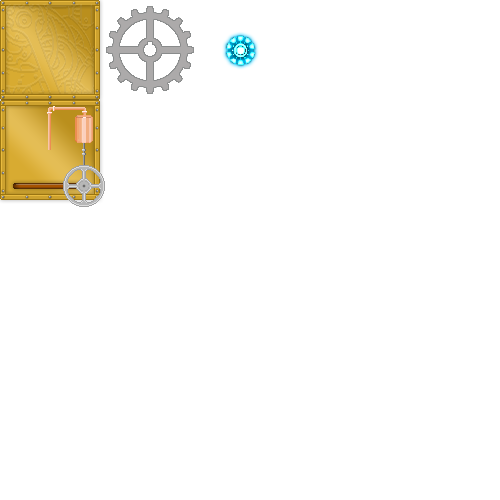
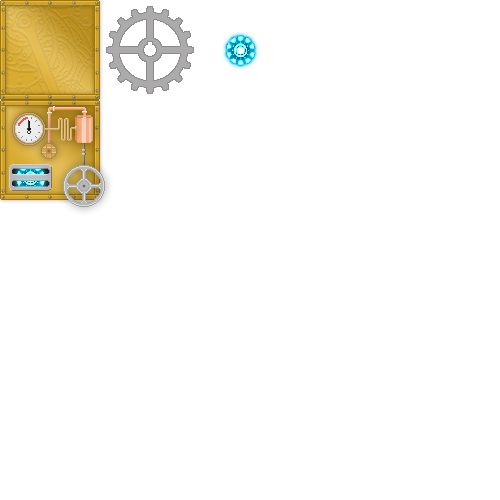
The second w=500, h=500 image is a revision of the first. Changes to its layers:
added layer "Reactor copy" in group "Propulsor" over [15, 169, 47, 186]
added layer "Layer 3" in group "Propulsor" over [9, 164, 52, 191]
moved "Layer 2" above "Layer 4", painted on it over [9, 164, 87, 191]
added layer "Layer 4" in group "Propulsor" over [41, 143, 57, 159]
added layer "pipe2" in group "Propulsor" over [44, 118, 77, 141]
added layer "gauge" in group "Propulsor" over [12, 112, 46, 146]
